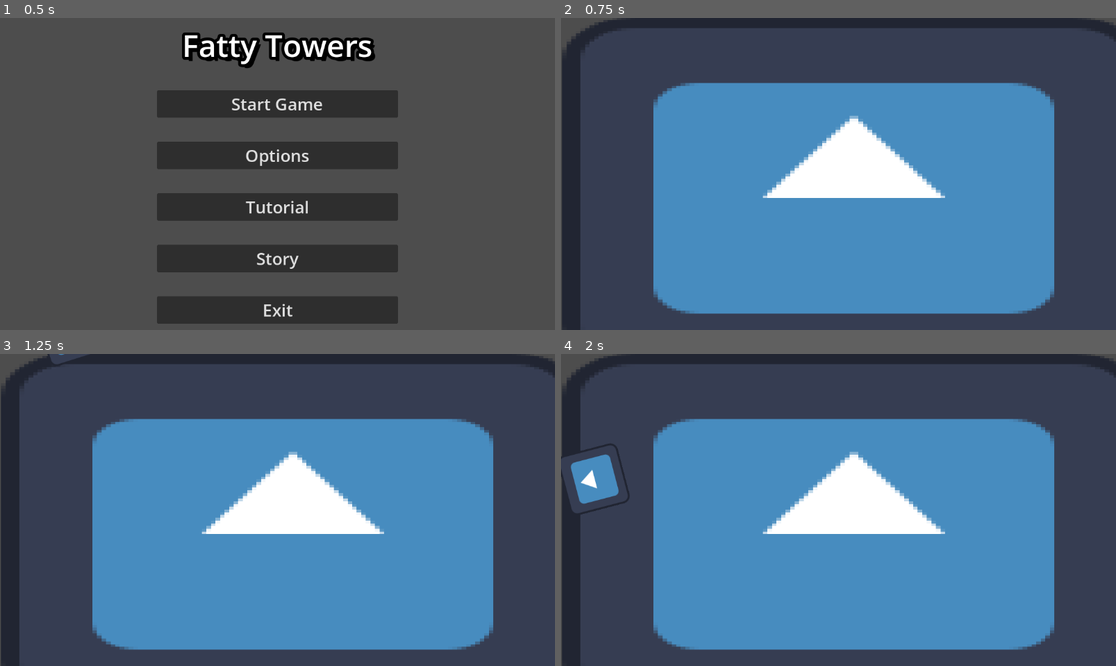
Above: before the commit, frames 1-4 (two rows, left to right).
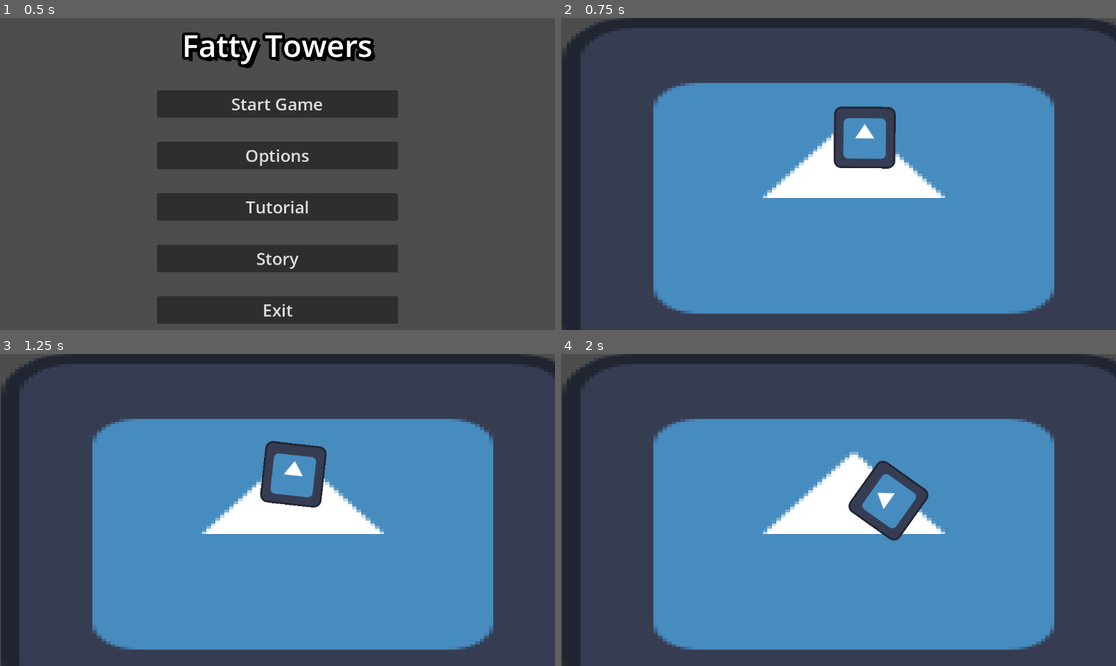
Above: after the commit, the same moments.

Repository: Duartefon/fatty-towers
Game: Godot game, scene res://menus/main_menu.tscn
Same seed, same stepped clock (60 frames per second), same inputs: the game is played once before the commit and once after it. The engine's default icon, where the game draws it, is replaced by a stand-in: a white triangle on a blue panel in a dark square.
Inputs:
- Up to frame 1 (0.5 s): no input
- Up to frame 2 (0.75 s): click "Start Game" at 0.5 s
- Up to frame 3 (1.25 s): no input
- Up to frame 4 (2 s): hold D (rightAction) from 1.28 s (still down); hold Space (dropBlock, bound only after the commit) from 1.28 s (still down)

Frame 1 is identical in both runs. In frame 2, 1.9% of the frame differs, in the area x 49-61%, y 28-49%; in frame 3, 2.1%; in frame 4, 3.4%, in the area x 0-67%, y 28-60%.

Commit message:
basic drop

Diff:
--- /dev/null
+++ b/debugging/debug_forces.gd
@@ -0,0 +1,13 @@
+extends RigidBody2D
+
+
+# Called when the node enters the scene tree for the first time.
+func _ready() -> void:
+	pass # Replace with function body.
+
+
+# Called every frame. 'delta' is the elapsed time since the previous frame.
+func _process(delta: float) -> void:
+	if Input.is_action_just_pressed("rightAction"):
+		apply_central_force(Vector2(0000,-100000))
+		print("TENTEI APLICAR FORCA")
--- /dev/null
+++ b/debugging/debug_guindaste.gd
@@ -0,0 +1,13 @@
+extends PinJoint2D
+
+
+# Called when the node enters the scene tree for the first time.
+func _ready() -> void:
+	pass # Replace with function body.
+
+
+# Called every frame. 'delta' is the elapsed time since the previous frame.
+func _process(delta: float) -> void:
+	if Input.is_action_pressed("dropBlock"):
+		set_node_a("")
+		print("Tecla direita carregada")
--- a/placeable_block.tscn
+++ b/placeable_block.tscn
@@ -1,5 +1,6 @@
-[gd_scene load_steps=4 format=3 uid="uid://dacmskuis2l13"]
+[gd_scene load_steps=5 format=3 uid="uid://dacmskuis2l13"]
 
+[ext_resource type="Script" path="res://debugging/debug_forces.gd" id="1_dp6ad"]
 [ext_resource type="Texture2D" uid="uid://e1sdrkxwqcjs" path="res://icon.svg" id="1_ikdna"]
 
 [sub_resource type="PhysicsMaterial" id="PhysicsMaterial_5he4l"]
@@ -8,7 +9,9 @@
 size = Vector2(131, 128)
 
 [node name="PlaceableBlock" type="RigidBody2D"]
+position = Vector2(0, -2)
 physics_material_override = SubResource("PhysicsMaterial_5he4l")
+script = ExtResource("1_dp6ad")
 
 [node name="CollisionShape2D" type="CollisionShape2D" parent="."]
 position = Vector2(-0.5, 1)
--- a/playable_scene.tscn
+++ b/playable_scene.tscn
@@ -1,8 +1,9 @@
-[gd_scene load_steps=6 format=3 uid="uid://c4gfoau7y6i07"]
+[gd_scene load_steps=7 format=3 uid="uid://c4gfoau7y6i07"]
 
-[ext_resource type="Script" path="res://debug_input.gd" id="1_6dhnm"]
+[ext_resource type="Script" path="res://debugging/debug_input.gd" id="1_6dhnm"]
 [ext_resource type="Texture2D" uid="uid://e1sdrkxwqcjs" path="res://icon.svg" id="1_clgo2"]
 [ext_resource type="PackedScene" uid="uid://dacmskuis2l13" path="res://placeable_block.tscn" id="3_bkerc"]
+[ext_resource type="Script" path="res://debugging/debug_guindaste.gd" id="4_lo0kd"]
 
 [sub_resource type="PhysicsMaterial" id="PhysicsMaterial_2ljri"]
 
@@ -19,7 +20,7 @@
 texture = ExtResource("1_clgo2")
 
 [node name="Sprite2D2" parent="." instance=ExtResource("3_bkerc")]
-position = Vector2(209, -85)
+position = Vector2(632, 248)
 
 [node name="StaticBody2D" type="StaticBody2D" parent="."]
 physics_material_override = SubResource("PhysicsMaterial_2ljri")
@@ -29,7 +30,7 @@
 shape = SubResource("RectangleShape2D_pvemd")
 
 [node name="PinJoint2D" type="PinJoint2D" parent="."]
-position = Vector2(277, 133)
+position = Vector2(602, 42)
 node_a = NodePath("../Sprite2D2")
 node_b = NodePath("../StaticBody2D")
-softness = 5.07
+script = ExtResource("4_lo0kd")
--- a/project.godot
+++ b/project.godot
@@ -36,3 +36,8 @@
 "events": [Object(InputEventKey,"resource_local_to_scene":false,"resource_name":"","device":-1,"window_id":0,"alt_press …(192 unchanged characters)…
 ]
 }
+dropBlock={
+"deadzone": 0.5,
+"events": [Object(InputEventKey,"resource_local_to_scene":false,"resource_name":"","device":0,"window_id":0,"alt_pressed":false,"shift_pressed":false,"ctrl_pressed":false,"meta_pressed":false,"pressed":false,"keycode":0,"physical_keycode":32,"key_label":0,"unicode":0,"location":0,"echo":false,"script":null)
+]
+}
Renamed: debug_input.gd -> debugging/debug_input.gd
